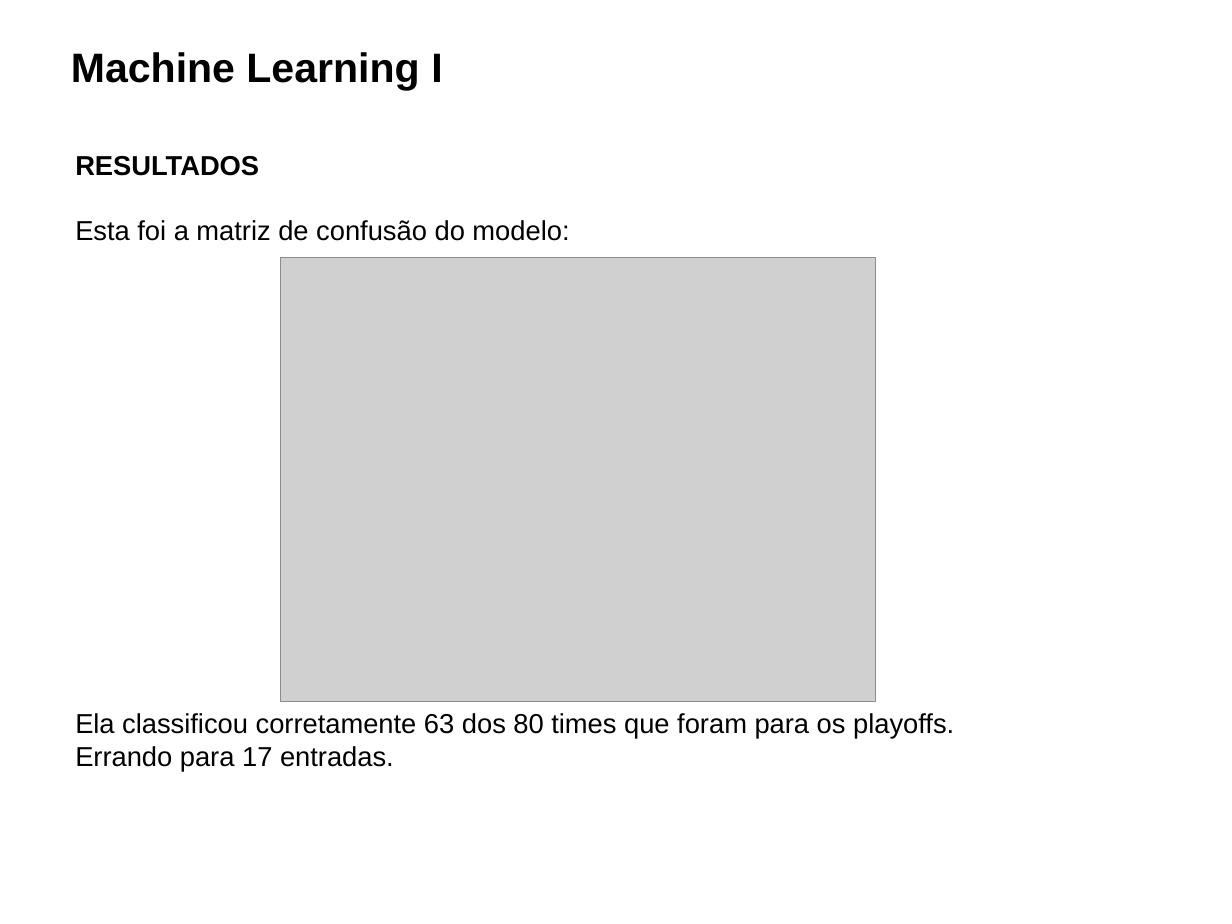
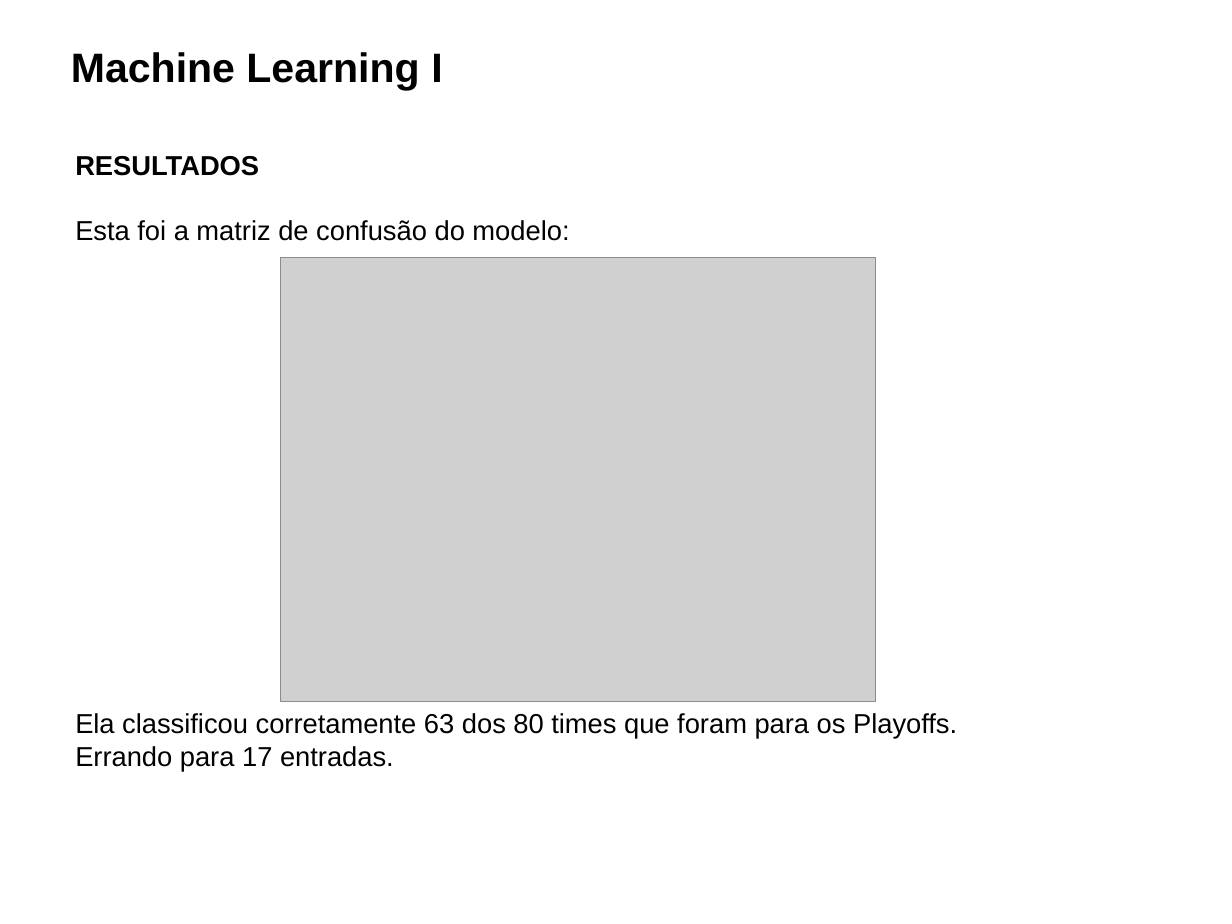
Before and after one commit to paciencia/moneyball_sandbox, a slide deck: slide 15 of slides/Atividade_02_problema_real_sem_ML.pptx (slide 10 before the commit). Drawn at 1232x924 pixels with LibreOffice and Linux fonts; fonts in the diff are those of the drawing; grey boxes stand for pictures; background and template pictures are left out. Boxes give left, top, right and bottom in pixels: in the first picture for what was removed or moved away, otherwise in the second. Text is boxed around its words. In the diff, an @@ line names an element or a change of style, - is before the commit and + after.

```diff
--- a/slides/Atividade_02_problema_real_sem_ML.pptx
+++ b/slides/Atividade_02_problema_real_sem_ML.pptx
@@ text at [75, 713, 957, 739]: text changed @@
-Ela classificou corretamente 63 dos 80 times que foram para os playoffs.
+Ela classificou corretamente 63 dos 80 times que foram para os Playoffs.
```
Also in this commit, not shown: 12 other slides changed.
